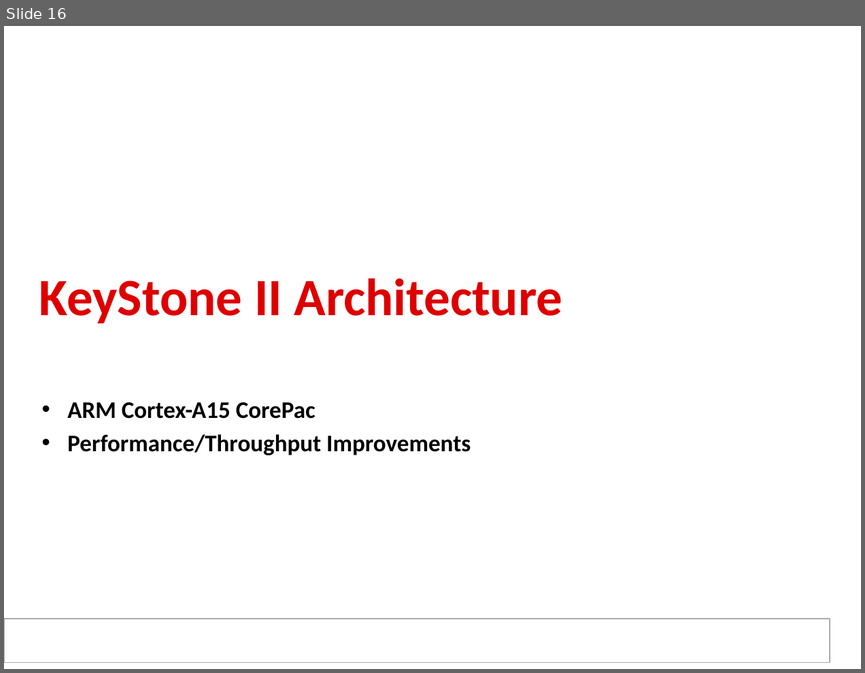
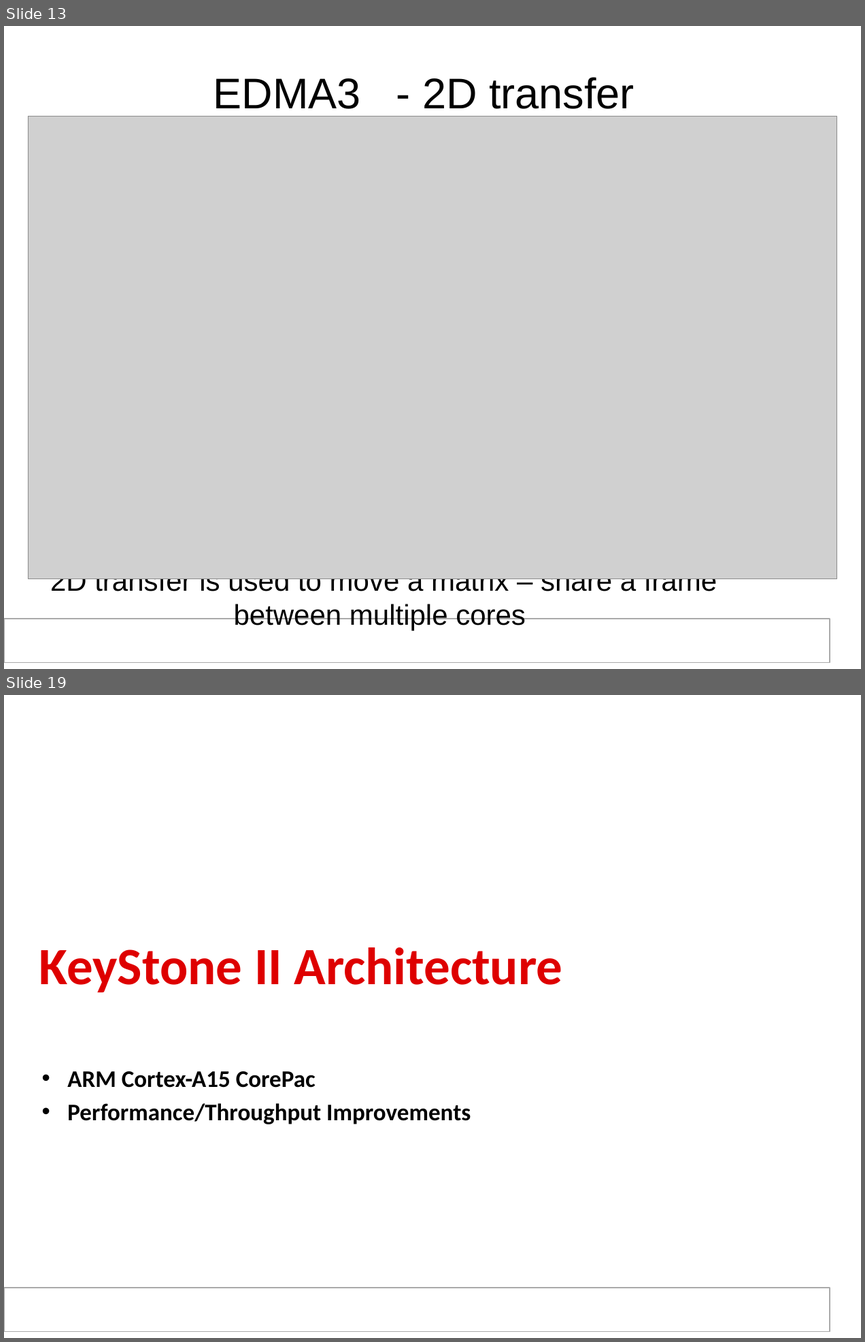
Before and after one commit to hari1989/keystone-workshop, a slide deck: slides/KeyStone SoC Architecture.pptx. Shown one above the other, each under a label of ours: slide 16 before the commit, slides 13 and 19 after it; the slides between them are not shown. The pictures are 865x673 and 865x1342 pixels, drawn with LibreOffice and Linux fonts; fonts in the diff are those of the drawing; grey boxes stand for pictures; background and template pictures are left out. Boxes give left, top, right and bottom in pixels: in the first picture for what was removed or moved away, otherwise in the second. Text is boxed around its words. In the diff, an @@ line names an element or a change of style, - is before the commit and + after.

Commit message:
1. delete detailed navigator  - leave it to later 2. Add EDMA slides to show why 3D transfer is needed in source and destination

```diff
--- a/slides/KeyStone SoC Architecture.pptx
+++ b/slides/KeyStone SoC Architecture.pptx
@@ slide 13 added at [4,26,861,669], background #FFFFFF; not listed: 1 template element that a slide beside it also shows @@
@@ text added at [213,77,634,116], 36 pt, text #000000 @@
+EDMA3 - 2D transfer
@@ picture added at [28,116,836,579] @@
@@ text added at [50,578,717,631], 24 pt, text #000000 @@
+2D transfer is used to move a matrix – share a frame between multiple cores
@@ what was slide 16 is now slide 19 @@
```
Also in this commit, not shown: 9 slides changed, 3 other slides added, 1 slide removed.
